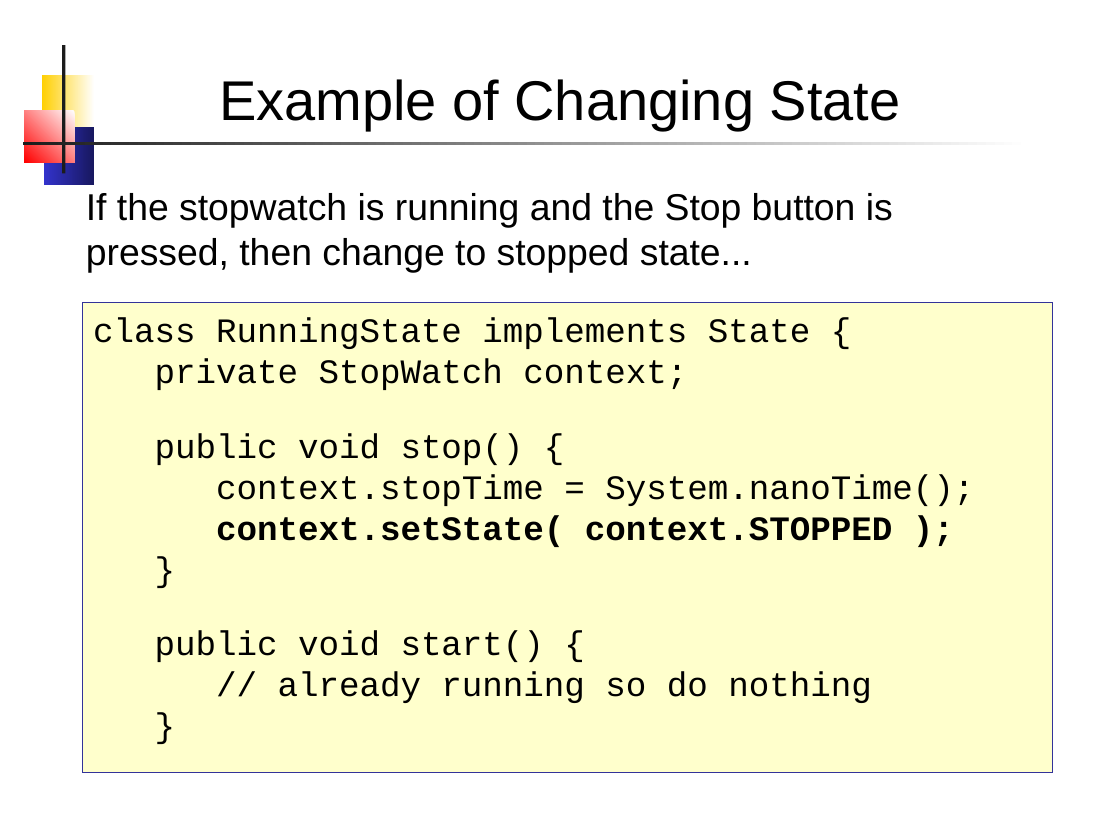
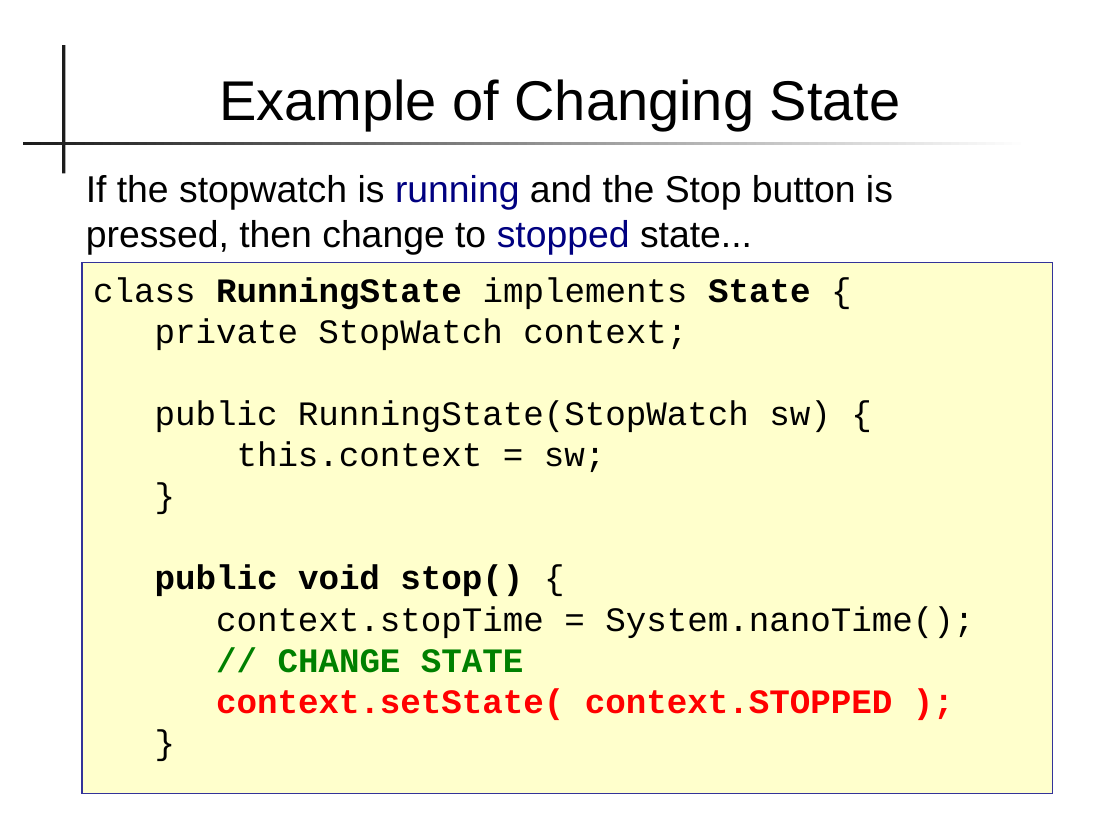
Before and after one commit to skeoop/skeoop.github.io, a slide deck: slide 22 of topics/State-Machine.pptx (slide 16 before the commit). Drawn at 1120x840 pixels with LibreOffice and Linux fonts; fonts in the diff are those of the drawing. Boxes give left, top, right and bottom in pixels: in the first picture for what was removed or moved away, otherwise in the second. Text is boxed around its words. In the diff, an @@ line names an element or a change of style, - is before the commit and + after.

Commit message:
Update files on state machine

```diff
--- a/topics/State-Machine.pptx
+++ b/topics/State-Machine.pptx
@@ rectangle removed at bbox=[41, 75, 94, 133] @@
@@ rectangle removed at bbox=[25, 111, 75, 162] @@
@@ rectangle removed at bbox=[44, 128, 94, 186] @@
@@ text "If the stopwatch is running ...": place and size @@
-text "If the stopwatch is running ..." at bbox=[86, 193, 893, 272]
+text "If the stopwatch is running ..." at bbox=[86, 175, 893, 255]
@@ text "If the stopwatch is running ..." at bbox=[86, 175, 893, 255]: text colour #000000 to #000080 in "running stopped" @@
@@ rectangle "class RunningState implements State {": place and size @@
-rectangle "class RunningState implements State {" at bbox=[82, 302, 1053, 773]
+rectangle "class RunningState implements State {" at bbox=[82, 263, 1053, 794]
@@ text in rectangle at bbox=[93, 277, 892, 720]: bold on in "RunningState State", "public void stop()"; text colour #000000 to #FF0000 in "context.setState( context.STOPPED );" @@
@@ text in rectangle at bbox=[155, 400, 831, 472]: paragraphs added @@
+public RunningState(StopWatch sw) {
+this.context = sw;
+}
@@ text in rectangle at bbox=[155, 630, 872, 703]: paragraphs removed @@
-public void start() {
-// already running so do nothing
-}
@@ text in rectangle at bbox=[278, 649, 524, 673]: paragraph added @@
+// CHANGE STATE
```
Also in this commit, not shown: 20 other slides changed, 9 slides added, 3 slides removed, 7 other files.
